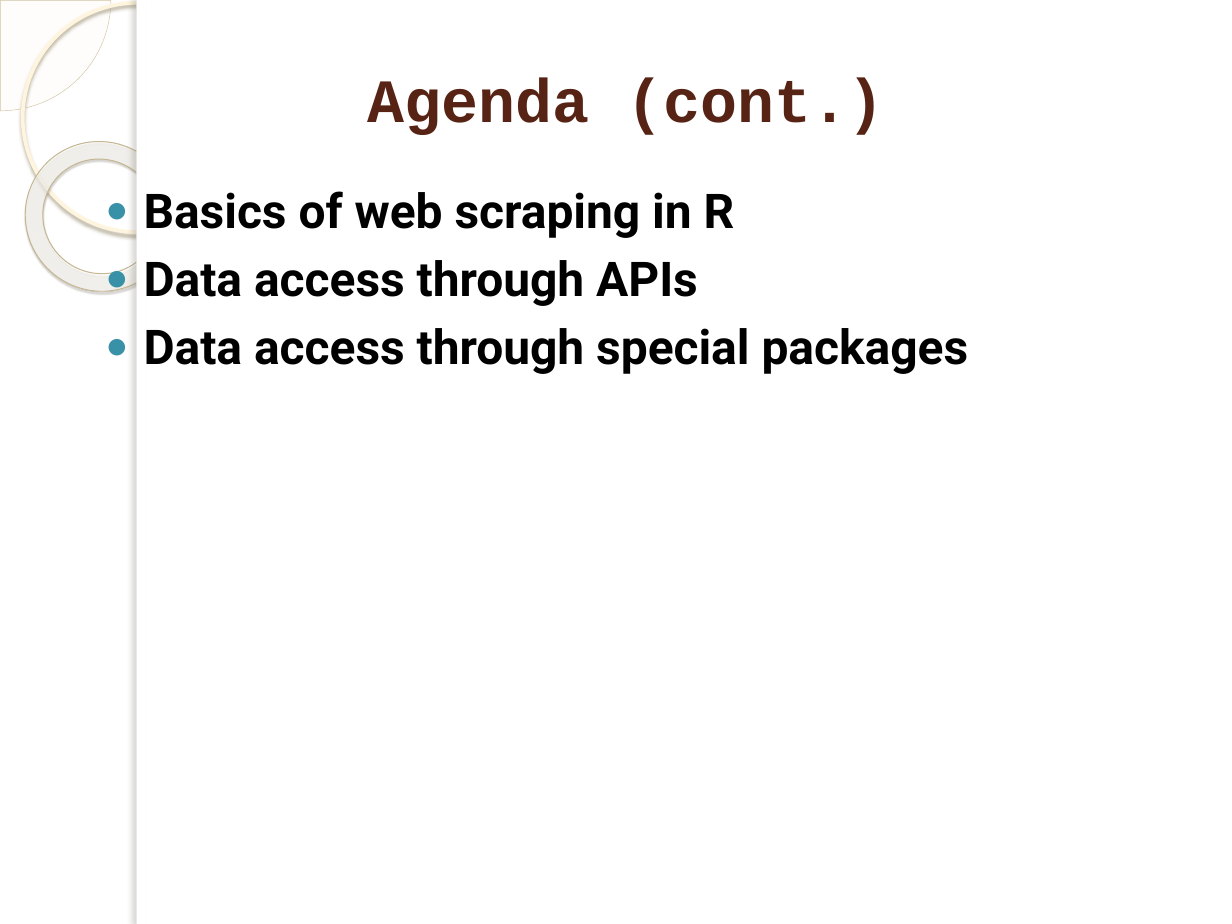
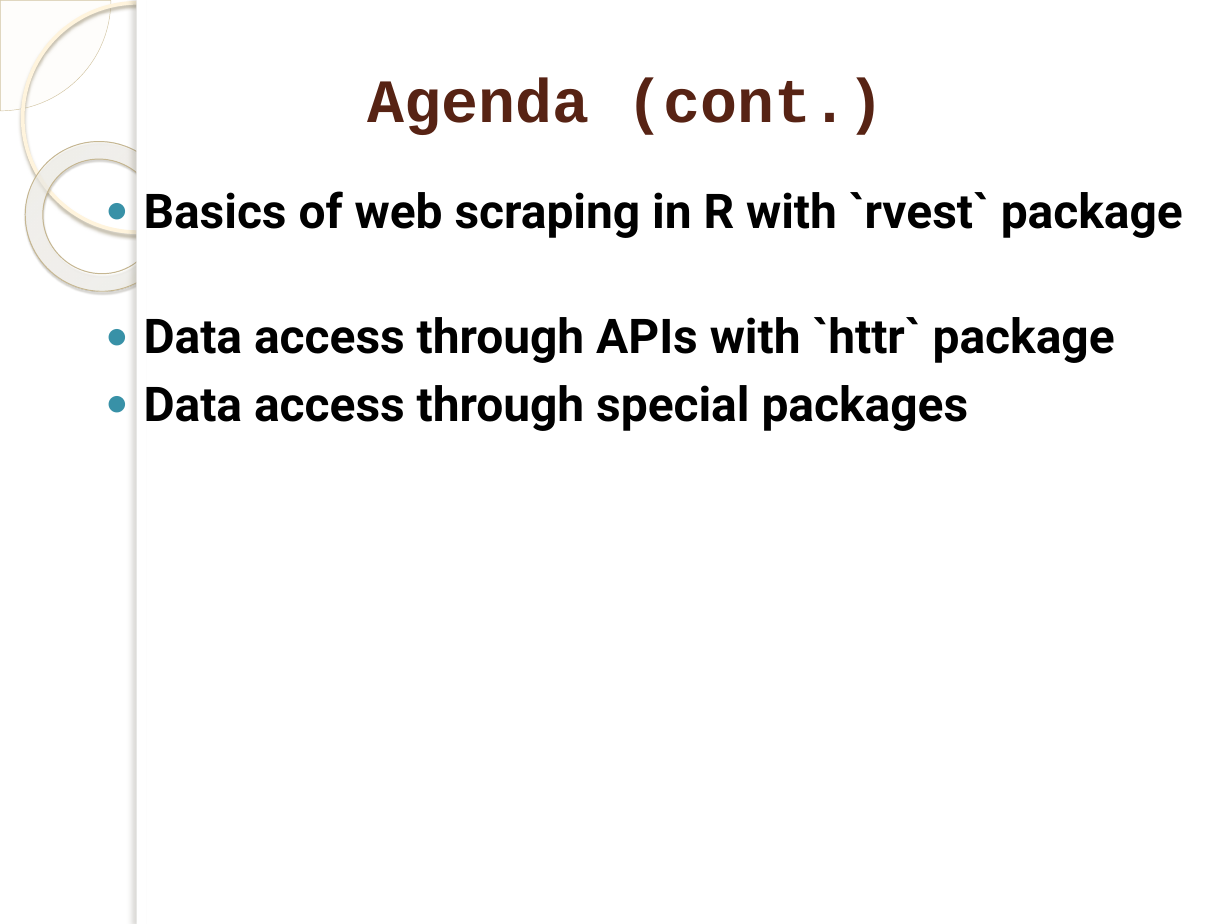
Before and after one commit to marinfotache/Data-Processing-Analysis-Science-with-R, a slide deck: slide 3 of 06 XML- JSON- Web Scrapping- APIs/06_html_xml_json__web_scrap__apis.pptx. Drawn at 1232x924 pixels with LibreOffice and Linux fonts; fonts in the diff are those of the drawing; background and template pictures are left out. Boxes give left, top, right and bottom in pixels: in the first picture for what was removed or moved away, otherwise in the second. Text is boxed around its words. In the diff, an @@ line names an element or a change of style, - is before the commit and + after.

```diff
--- a/06 XML- JSON- Web Scrapping- APIs/06_html_xml_json__web_scrap__apis.pptx
+++ b/06 XML- JSON- Web Scrapping- APIs/06_html_xml_json__web_scrap__apis.pptx
@@ text at [144,191,1183,363]: text changed @@
-● Basics of web scraping in R
-● Data access through APIs
+● Basics of web scraping in R with `rvest` package
+● Data access through APIs with `httr` package
```
Also in this commit, not shown: 2 other slides changed, 4 slides added.
